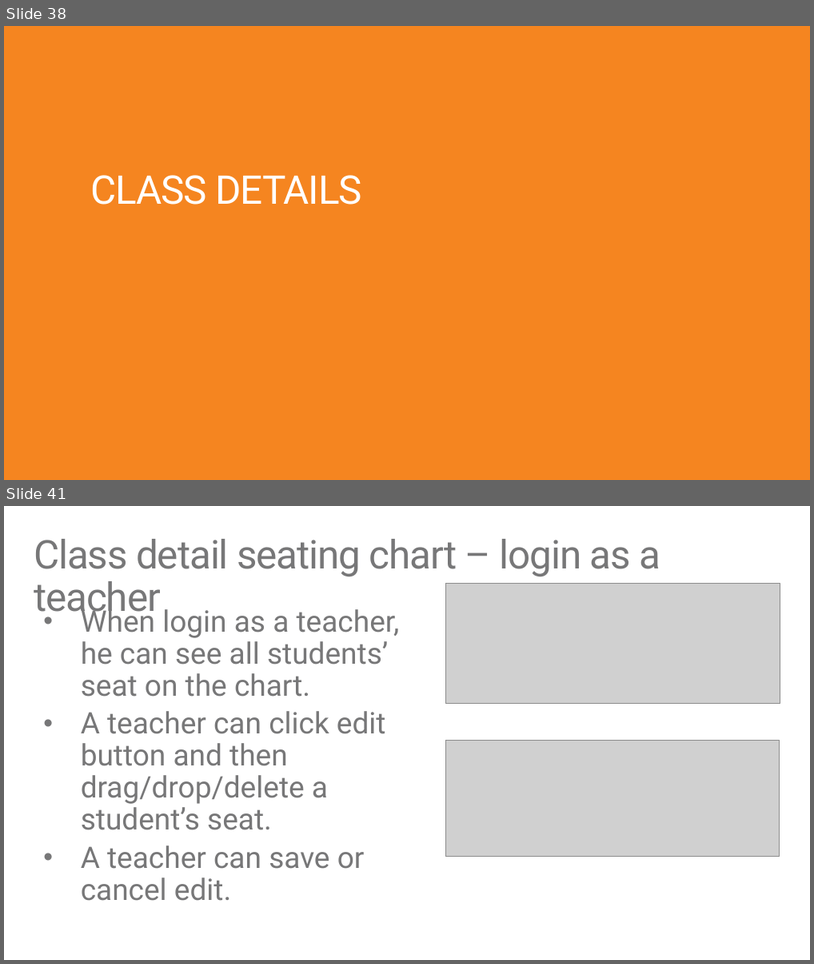
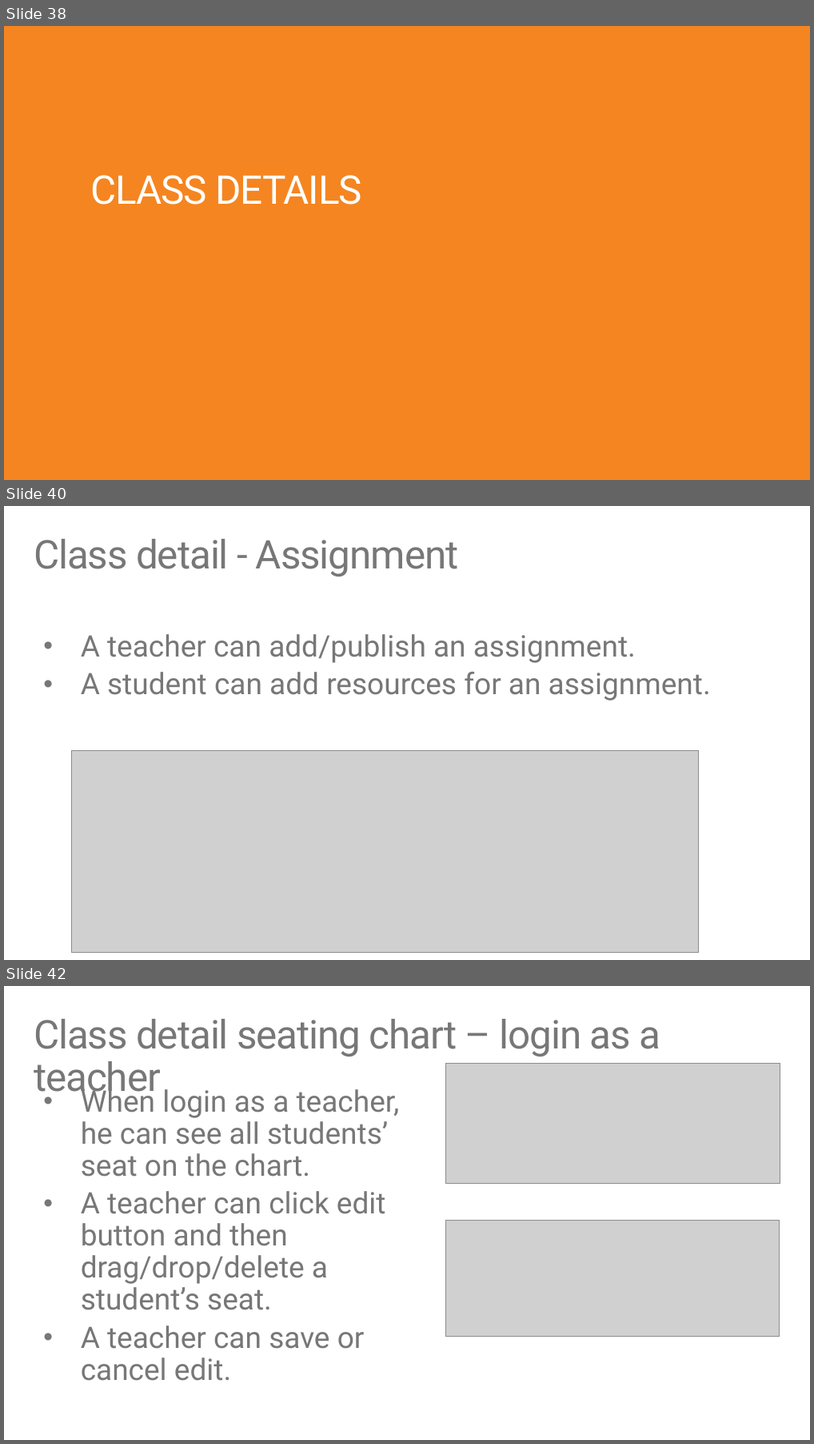
Before and after one commit to TylerLu/EDUGraphAPI, a slide deck: EDU GRAPH-API Demo Script.pptx. Shown one above the other, each under a label of ours: slides 38 and 41 before the commit, slides 38, 40 and 42 after it; the slides between them are not shown. The pictures are 814x964 and 814x1444 pixels, drawn with LibreOffice and Linux fonts; fonts in the diff are those of the drawing; grey boxes stand for pictures. Boxes give left, top, right and bottom in pixels: in the first picture for what was removed or moved away, otherwise in the second. Text is boxed around its words. In the diff, an @@ line names an element or a change of style, - is before the commit and + after.

```diff
--- a/EDU GRAPH-API Demo Script.pptx
+++ b/EDU GRAPH-API Demo Script.pptx
@@ slide 40 added at <box>4,506,810,960</box>, background #FFFFFF @@
@@ title added at <box>34,539,459,576</box>, 48 pt, text #777778 @@
+Class detail - Assignment
@@ text added at <box>81,634,711,700</box>, 36 pt, text #777778 @@
+• A teacher can add/publish an assignment.
+• A student can add resources for an assignment.
@@ picture added at <box>71,750,698,952</box> @@
@@ what was slide 41 is now slide 42 @@
```
Also in this commit, not shown: 6 slides changed, 2 slides removed, 7 other files.
